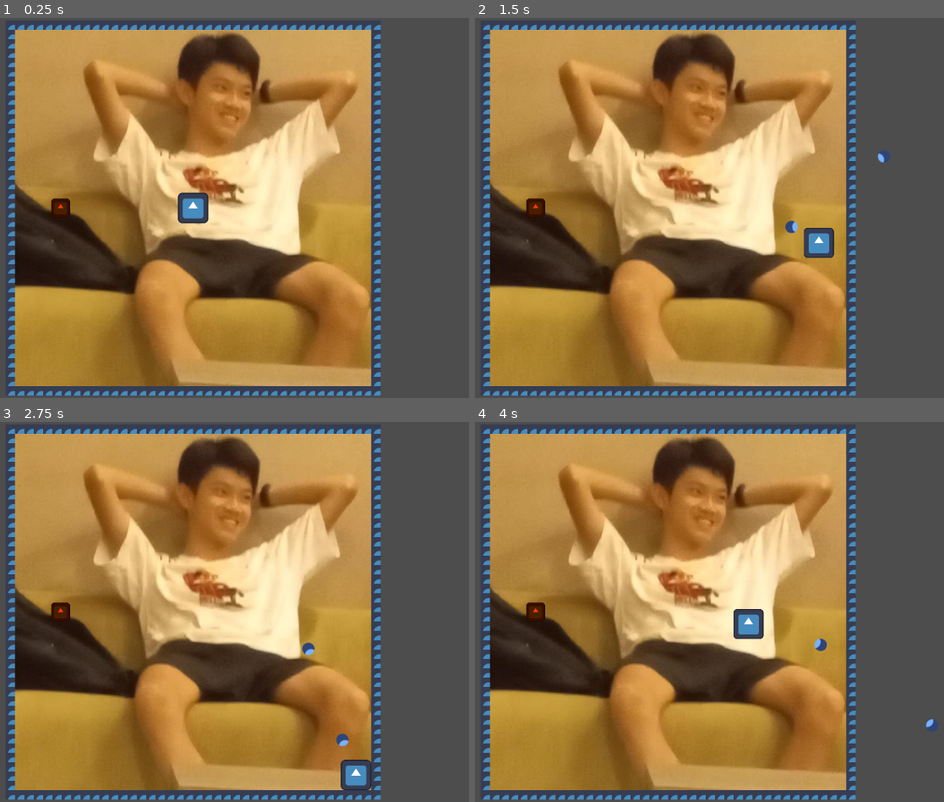
Above: before the commit, frames 1-4 (two rows, left to right).
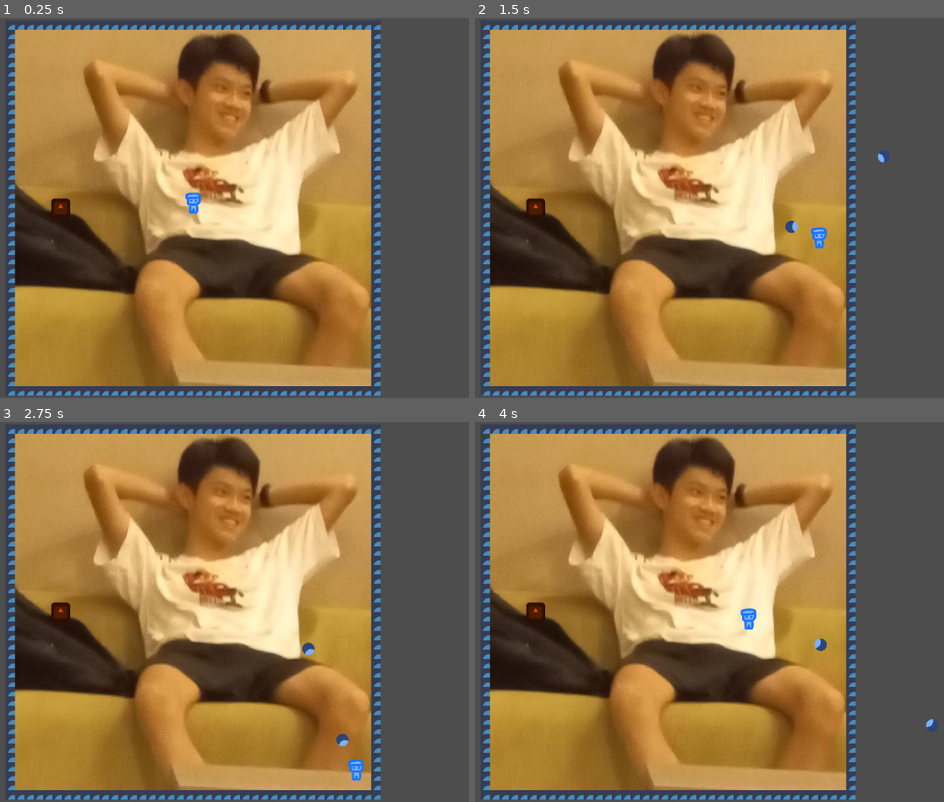
Above: after the commit, the same moments.

Repository: Darr3n2GG/guns
Game: Godot game, scene res://Worlds/movement_test.tscn
Same seed, same stepped clock (60 frames per second), same inputs: the game is played once before the commit and once after it. The project has no main scene, so this scene is started directly. The engine's default icon, where the game draws it, is replaced by a stand-in: a white triangle on a blue panel in a dark square.
Inputs (mouse positions are in pixels of both pictures, inside the frame that each line leads up to):
- Up to frame 1 (0.25 s): no input
- Up to frame 2 (1.5 s): tap Enter at 0.5 s; move the mouse to (817, 189) at 0.52 s; press the mouse at (817, 189) at 0.53 s; hold D (move_right) 0.53-1.28 s; move the mouse to (531, 227) at 1.27 s; release the mouse at (531, 227) at 1.28 s; hold S (move_down) from 1.28 s (still down); click (531, 227) at 1.35 s
- Up to frame 3 (2.75 s): move the mouse to (262, 528) at 2.02 s; release S (move_down) at 2.03 s; press the mouse at (262, 528) at 2.03 s; hold D (move_right) from 2.03 s (still down)
- Up to frame 4 (4 s): move the mouse to (634, 688) at 2.77 s; release D (move_right) at 2.78 s; release the mouse at (634, 688) at 2.78 s; hold W (move_up) 2.78-3.53 s; click (634, 688) at 2.85 s; move the mouse to (868, 669) at 3.52 s; press the mouse at (868, 669) at 3.53 s; hold A (move_left) from 3.53 s (still down)

The runs differ from the first frame. In frame 1, 0.5% of the frame differs, in the area x 12-45%, y 45-55%; in frame 2, 0.5%; in frame 3, 0.5%; in frame 4, 0.5%.

Commit message:
added player assets

Diff:
--- a/Characters/Player/player.tscn
+++ b/Characters/Player/player.tscn
@@ -1,13 +1,121 @@
-[gd_scene load_steps=8 format=3 uid="uid://bime8252x4wu2"]
+[gd_scene load_steps=24 format=3 uid="uid://bime8252x4wu2"]
 
 [ext_resource type="Script" path="res://Characters/Player/Player.gd" id="1_u3o48"]
-[ext_resource type="Texture2D" uid="uid://borr41by1trmb" path="res://icon.svg" id="2_kuxjn"]
+[ext_resource type="Texture2D" uid="uid://c7e445wifnlky" path="res://Characters/Player/assets/Head.png" id="2_upjym"]
+[ext_resource type="Texture2D" uid="uid://b6qp0ldluoj2m" path="res://Characters/Player/assets/Body.png" id="3_0s7uh"]
 [ext_resource type="PackedScene" uid="uid://bpdrkkdpu1hoc" path="res://Resources/Component/health_component.tscn" id="3_eh54q"]
+[ext_resource type="Texture2D" uid="uid://dqg6p6ykc0tax" path="res://Characters/Player/assets/Body UD.png" id="4_3gx7e"]
+[ext_resource type="Texture2D" uid="uid://yesvwk388fvp" path="res://Characters/Player/assets/Body LR.png" id="4_odjml"]
 [ext_resource type="PackedScene" uid="uid://dc560d02gq12i" path="res://Resources/Component/hitbox_component.tscn" id="4_wqrih"]
 [ext_resource type="Script" path="res://Characters/Player/Gun.gd" id="5_qwdnl"]
 
 [sub_resource type="RectangleShape2D" id="RectangleShape2D_1ikko"]
 size = Vector2(52, 52)
+
+[sub_resource type="AtlasTexture" id="AtlasTexture_75lt8"]
+atlas = ExtResource("4_odjml")
+region = Rect2(0, 0, 57, 35)
+
+[sub_resource type="AtlasTexture" id="AtlasTexture_x4g2x"]
+atlas = ExtResource("4_odjml")
+region = Rect2(57, 0, 57, 35)
+
+[sub_resource type="AtlasTexture" id="AtlasTexture_7u1ri"]
+atlas = ExtResource("4_odjml")
+region = Rect2(114, 0, 57, 35)
+
+[sub_resource type="AtlasTexture" id="AtlasTexture_221n1"]
+atlas = ExtResource("4_odjml")
+region = Rect2(171, 0, 57, 35)
+
+[sub_resource type="AtlasTexture" id="AtlasTexture_ls43v"]
+atlas = ExtResource("4_odjml")
+region = Rect2(228, 0, 57, 35)
+
+[sub_resource type="AtlasTexture" id="AtlasTexture_rlm8h"]
+atlas = ExtResource("4_odjml")
+region = Rect2(285, 0, 57, 35)
+
+[sub_resource type="AtlasTexture" id="AtlasTexture_5k5ry"]
+atlas = ExtResource("4_3gx7e")
+region = Rect2(0, 0, 40, 42)
+
+[sub_resource type="AtlasTexture" id="AtlasTexture_jx2bj"]
+atlas = ExtResource("4_3gx7e")
+region = Rect2(40, 0, 40, 42)
+
+[sub_resource type="AtlasTexture" id="AtlasTexture_i1ae0"]
+atlas = ExtResource("4_3gx7e")
+region = Rect2(80, 0, 40, 42)
+
+[sub_resource type="AtlasTexture" id="AtlasTexture_ksi1l"]
+atlas = ExtResource("4_3gx7e")
+region = Rect2(120, 0, 40, 42)
+
+[sub_resource type="AtlasTexture" id="AtlasTexture_70mwg"]
+atlas = ExtResource("4_3gx7e")
+region = Rect2(160, 0, 40, 42)
+
+[sub_resource type="AtlasTexture" id="AtlasTexture_j46mw"]
+atlas = ExtResource("4_3gx7e")
+region = Rect2(200, 0, 40, 42)
+
+[sub_resource type="SpriteFrames" id="SpriteFrames_rlsor"]
+animations = [{
+"frames": [{
+"duration": 1.0,
+"texture": ExtResource("3_0s7uh")
+}],
+"loop": true,
+"name": &"Body",
+"speed": 5.0
+}, {
+"frames": [{
+"duration": 1.0,
+"texture": SubResource("AtlasTexture_75lt8")
+}, {
+"duration": 1.0,
+"texture": SubResource("AtlasTexture_x4g2x")
+}, {
+"duration": 1.0,
+"texture": SubResource("AtlasTexture_7u1ri")
+}, {
+"duration": 1.0,
+"texture": SubResource("AtlasTexture_221n1")
+}, {
+"duration": 1.0,
+"texture": SubResource("AtlasTexture_ls43v")
+}, {
+"duration": 1.0,
+"texture": SubResource("AtlasTexture_rlm8h")
+}],
+"loop": true,
+"name": &"Body LR",
+"speed": 4.0
+}, {
+"frames": [{
+"duration": 1.0,
+"texture": SubResource("AtlasTexture_5k5ry")
+}, {
+"duration": 1.0,
+"texture": SubResource("AtlasTexture_jx2bj")
+}, {
+"duration": 1.0,
+"texture": SubResource("AtlasTexture_i1ae0")
+}, {
+"duration": 1.0,
+"texture": SubResource("AtlasTexture_ksi1l")
+}, {
+"duration": 1.0,
+"texture": SubResource("AtlasTexture_70mwg")
+}, {
+"duration": 1.0,
+"texture": SubResource("AtlasTexture_j46mw")
+}],
+"loop": true,
+"name": &"Body UD",
+"speed": 5.0
+}]
 
 [sub_resource type="RectangleShape2D" id="RectangleShape2D_qmr0m"]
 size = Vector2(52, 52)
@@ -23,9 +131,19 @@
 shape = SubResource("RectangleShape2D_1ikko")
 
 [node name="Icon" type="Sprite2D" parent="."]
-position = Vector2(-3.72529e-09, -1.49012e-08)
+position = Vector2(0, -15)
 scale = Vector2(0.4, 0.4)
-texture = ExtResource("2_kuxjn")
+texture = ExtResource("2_upjym")
+region_enabled = true
+region_rect = Rect2(80, 51, 67, 56)
+
+[node name="AnimatedSprite2D" type="AnimatedSprite2D" parent="."]
+editor_description = "offset for Body UD is x = -2, y = 4"
+position = Vector2(1, 3)
+scale = Vector2(0.400002, 0.400002)
+sprite_frames = SubResource("SpriteFrames_rlsor")
+animation = &"Body"
+frame_progress = 0.928435
 
 [node name="HealthComponent" parent="." instance=ExtResource("3_eh54q")]
 
--- a/project.godot
+++ b/project.godot
@@ -50,3 +50,7 @@
 
 2d_physics/layer_1="Player"
 2d_physics/layer_2="Enemy"
+
+[rendering]
+
+textures/canvas_textures/default_texture_filter=3
Binary file added: Characters/Player/Water Droplet/Bullet.png
Not shown, added: Characters/Player/Water Droplet/Bullet.png.import
Binary file added: Characters/Player/assets/Body LR.png
Not shown, added: Characters/Player/assets/Body LR.png.import
Binary file added: Characters/Player/assets/Body UD.png
Not shown, added: Characters/Player/assets/Body UD.png.import
Binary file added: Characters/Player/assets/Body.png
Not shown, added: Characters/Player/assets/Body.png.import
Binary file added: Characters/Player/assets/Hand L.png
Not shown, added: Characters/Player/assets/Hand L.png.import
Binary file added: Characters/Player/assets/Hand R.png
Not shown, added: Characters/Player/assets/Hand R.png.import
(and 8 more such lines)
